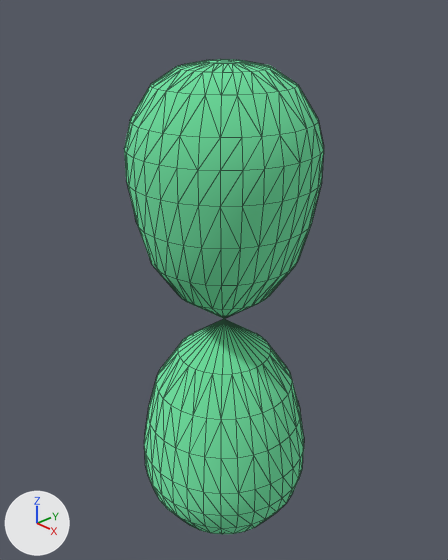
Before and after pictures for a commit that changed the Blender file resources/models/p orbital.blend.
Before and after are seen from a 50 mm camera at (8.36, -7.79, 6.17) aimed at (-0.17, 0.16, 0.78). Every picture has the same lights, and +X, +Y and +Z are marked at lower left. Mesh edges are drawn as thin lines.
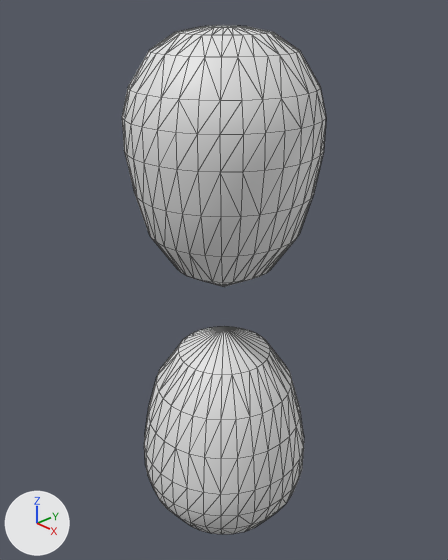
The newer file is also turned or shifted as a whole; pictures and numbers use the older file's frame.

Location of each change, (x1, y1, x2, y2) in pixels of the pictures (448 x 560 px):
'Cylinder', reshaped (7% taller)
    before: (124, 59, 324, 534)
    after: (122, 26, 326, 534)
part 1 of me_cylinder, added
    after: (122, 26, 326, 287)
part 2 of me_cylinder, cut back
    before: (124, 59, 324, 375)
    after: (178, 326, 270, 375)
part 3 of me_cylinder, recoloured (green to grey)
    both: (144, 342, 304, 534)

Diff of the bpy script that builds the scene:
```diff
--- a/resources/models/p orbital.blend.py
+++ b/resources/models/p orbital.blend.py
@@ me_cylinder @@
 # used by ob_cylinder; location = (0.0, 0.0, 0.0)
-me_cylinder.from_pydata(...)  # 577 vertices, 1148 faces; spans x -1.82..1.82, y -1.82..1.82, z -5.08..5.08
+me_cylinder.from_pydata(...)  # 578 vertices, 1148 faces; spans x -1.82..1.82, y -1.82..1.82, z -5.08..5.64
+# me_cylinder part 1: a new loose piece of 289 vertices spanning x -1.82..1.82, y -1.82..1.82, z 0.74..5.64
+# me_cylinder part 2: 289 vertices removed from x -1.82..1.82, y -1.82..1.82, z 0.0..5.08; 1 vertex added at x 0.0, y 0.0, z -0.18
+# me_cylinder part 3: 243 faces spanning x -1.82..1.82, y -1.79..1.79, z -5.08..-0.73 switch from mat_p_orbital_material (green #79e7aa) to no material
```
